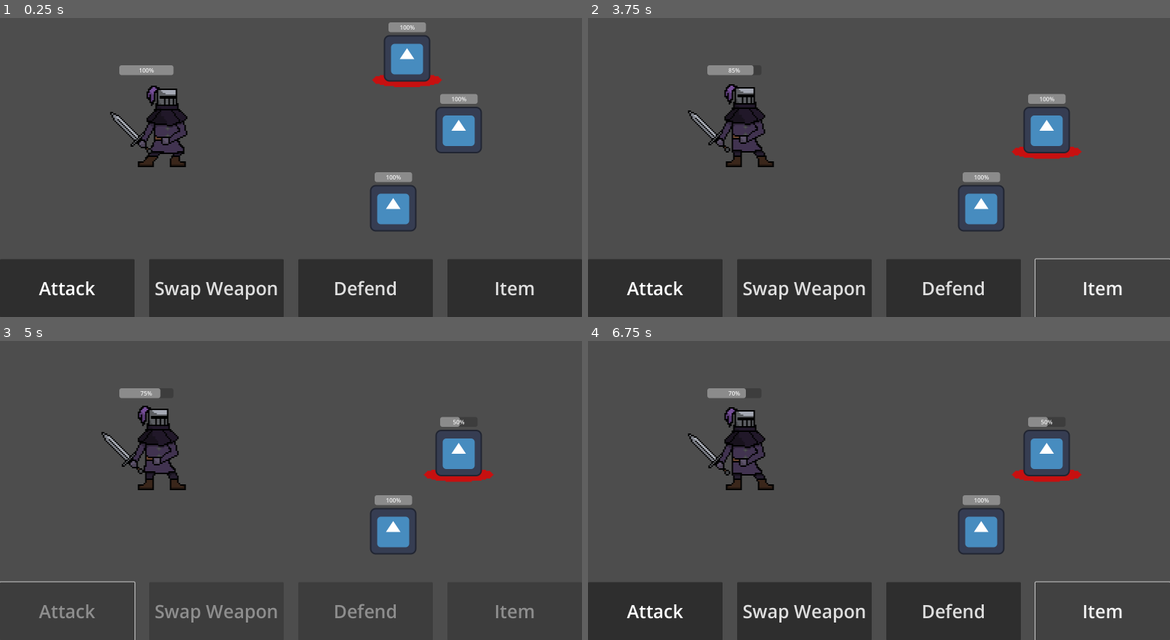
Above: before the commit, frames 1-4 (two rows, left to right).
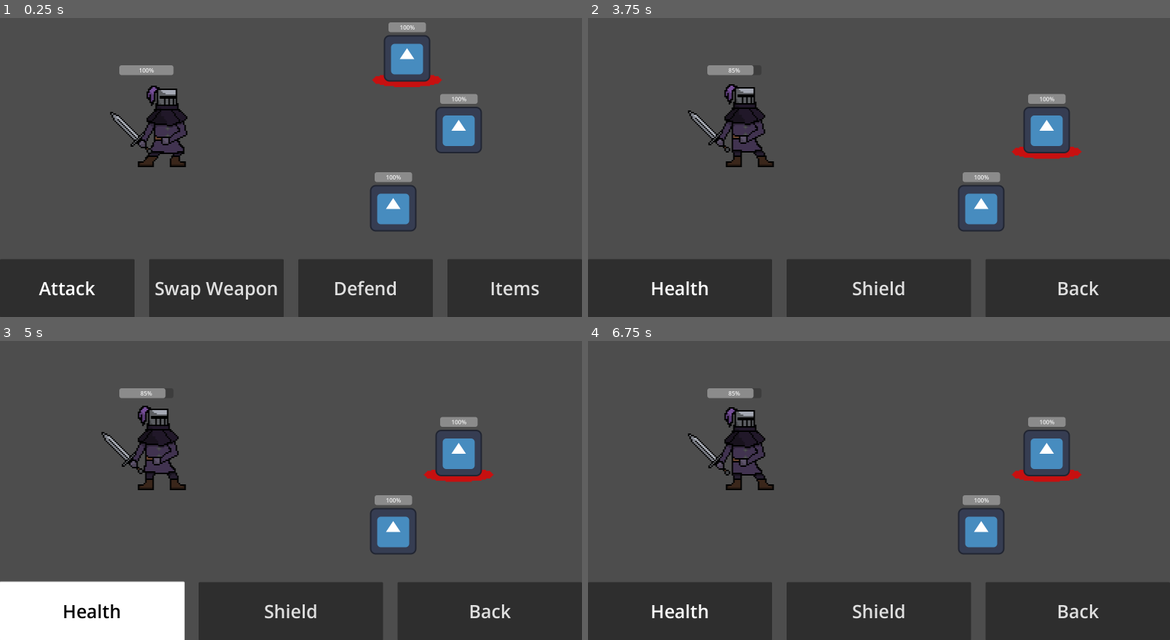
Above: after the commit, the same moments.

Repository: mwingerden/Shinko
Game: Godot game, scene res://Scenes/Levels/level_1.tscn
The game is run twice, just before and just after one commit, with the same random seed, the same clock (stepped at 60 frames per second) and the same inputs. The engine's default icon, where the game draws it, is replaced by a stand-in: a white triangle on a blue panel in a dark square.
Inputs (mouse positions are in pixels of both pictures, inside the frame that each line leads up to):
- Up to frame 1 (0.25 s): no input
- Up to frame 2 (3.75 s): click "Attack" at 0.5 s; hold Up (ui_up) 1.28-2 s; click "Defend" at 2 s; hold Down (ui_down) 2.78-3.5 s; click (1100, 287) at 3.5 s, where only the run before the commit has a clickable "Item"
- Up to frame 3 (5 s): click (93, 610) at 4.25 s, where only the run after the commit has a clickable "Health"
- Up to frame 4 (6.75 s): click (879, 610) at 5 s, where only the run after the commit has a clickable "Shield"; click (1076, 610) at 5.75 s, where only the run after the commit has a clickable "Back"; click (1100, 610) at 6.5 s, where only the run after the commit has a clickable "Items"

The runs differ from the first frame. In frame 1, 0.2% of the frame differs, in the area x 84-93%, y 88-93%; in frame 2, 3.7%; in frame 3, 8.2%, in the area x 0-92%, y 15-100%; in frame 4, 3.9%.

Commit message:
Added menu for items and switched back and forth between the actions menu.

Diff:
--- a/Scenes/Levels/level_1.tscn
+++ b/Scenes/Levels/level_1.tscn
@@ -66,12 +66,63 @@
 text = "Defend
 "
 
-[node name="Item" type="Button" parent="Actions/Panel/HBoxContainer"]
+[node name="Items" type="Button" parent="Actions/Panel/HBoxContainer"]
 layout_mode = 2
 size_flags_horizontal = 3
 theme_override_font_sizes/font_size = 50
-text = "Item
+text = "Items
 "
+
+[node name="Items" type="Control" parent="."]
+layout_mode = 3
+anchors_preset = 0
+offset_right = 1600.0
+offset_bottom = 900.0
+
+[node name="Panel" type="Panel" parent="Items"]
+layout_mode = 1
+anchors_preset = 12
+anchor_top = 1.0
+anchor_right = 1.0
+anchor_bottom = 1.0
+offset_top = -159.0
+offset_bottom = 1.0
+grow_horizontal = 2
+grow_vertical = 0
+theme_override_styles/panel = SubResource("StyleBoxFlat_5bpa1")
+
+[node name="HBoxContainer" type="HBoxContainer" parent="Items/Panel"]
+layout_mode = 1
+anchors_preset = 12
+anchor_top = 1.0
+anchor_right = 1.0
+anchor_bottom = 1.0
+offset_top = -160.0
+grow_horizontal = 2
+grow_vertical = 0
+theme_override_constants/separation = 40
+alignment = 1
+
+[node name="Health" type="Button" parent="Items/Panel/HBoxContainer"]
+layout_mode = 2
+size_flags_horizontal = 3
+theme_override_colors/font_color = Color(1, 1, 1, 1)
+theme_override_colors/font_hover_color = Color(0, 0, 0, 1)
+theme_override_font_sizes/font_size = 50
+theme_override_styles/hover = SubResource("StyleBoxFlat_ubs5f")
+text = "Health"
+
+[node name="Shield" type="Button" parent="Items/Panel/HBoxContainer"]
+layout_mode = 2
+size_flags_horizontal = 3
+theme_override_font_sizes/font_size = 50
+text = "Shield"
+
+[node name="Back" type="Button" parent="Items/Panel/HBoxContainer"]
+layout_mode = 2
+size_flags_horizontal = 3
+theme_override_font_sizes/font_size = 50
+text = "Back"
 
 [node name="Battle" type="Node2D" parent="."]
 script = ExtResource("1_n7xxg")
@@ -86,3 +137,7 @@
 [connection signal="pressed" from="Actions/Panel/HBoxContainer/Attack" to="Battle" method="_on_attack_pressed"]
 [connection signal="pressed" from="Actions/Panel/HBoxContainer/Swap Weapon" to="Battle" method="_on_swap_weapon_pressed"]
 [connection signal="pressed" from="Actions/Panel/HBoxContainer/Defend" to="Battle" method="_on_defend_pressed"]
+[connection signal="pressed" from="Actions/Panel/HBoxContainer/Items" to="Battle" method="_on_items_pressed"]
+[connection signal="pressed" from="Items/Panel/HBoxContainer/Health" to="Battle" method="_on_health_pressed"]
+[connection signal="pressed" from="Items/Panel/HBoxContainer/Shield" to="Battle" method="_on_shield_pressed"]
+[connection signal="pressed" from="Items/Panel/HBoxContainer/Back" to="Battle" method="_on_back_pressed"]
--- a/Scenes/Player/player.tscn
+++ b/Scenes/Player/player.tscn
@@ -2,22 +2,6 @@
 
 [ext_resource type="Script" path="res://Scripts/Player/player.gd" id="1_jew5l"]
 [ext_resource type="Texture2D" uid="uid://cu10altbcsl4y" path="res://Assets/Sprites/Player/Player.png" id="2_pp8yo"]
-
-[sub_resource type="Animation" id="Animation_4xlfb"]
-resource_name = "sword"
-loop_mode = 1
-tracks/0/type = "value"
-tracks/0/imported = false
-tracks/0/enabled = true
-tracks/0/path = NodePath("Sprite2D:frame_coords")
-tracks/0/interp = 1
-tracks/0/loop_wrap = true
-tracks/0/keys = {
-"times": PackedFloat32Array(0, 0.2, 0.3, 0.5, 0.7, 0.8),
-"transitions": PackedFloat32Array(1, 1, 1, 1, 1, 1),
-"update": 1,
-"values": [Vector2i(0, 0), Vector2i(0, 1), Vector2i(0, 2), Vector2i(0, 3), Vector2i(0, 4), Vector2i(0, 5)]
-}
 
 [sub_resource type="Animation" id="Animation_wgey8"]
 length = 0.001
@@ -69,6 +53,22 @@
 "values": [Vector2i(2, 0), Vector2i(2, 1), Vector2i(2, 2)]
 }
 
+[sub_resource type="Animation" id="Animation_4xlfb"]
+resource_name = "sword"
+loop_mode = 1
+tracks/0/type = "value"
+tracks/0/imported = false
+tracks/0/enabled = true
+tracks/0/path = NodePath("Sprite2D:frame_coords")
+tracks/0/interp = 1
+tracks/0/loop_wrap = true
+tracks/0/keys = {
+"times": PackedFloat32Array(0, 0.2, 0.3, 0.5, 0.7, 0.8),
+"transitions": PackedFloat32Array(1, 1, 1, 1, 1, 1),
+"update": 1,
+"values": [Vector2i(0, 0), Vector2i(0, 1), Vector2i(0, 2), Vector2i(0, 3), Vector2i(0, 4), Vector2i(0, 5)]
+}
+
 [sub_resource type="AnimationLibrary" id="AnimationLibrary_y7p5e"]
 _data = {
 "RESET": SubResource("Animation_wgey8"),
--- a/Scripts/Utility/battle.gd
+++ b/Scripts/Utility/battle.gd
@@ -10,11 +10,14 @@
 var current_attack_type = attack_type.NUETRAL
 var damage
 var defend = false
+@onready var actions_menu = $"../Actions"
+@onready var item_menu = $"../Items"
 
 func _ready():
 	enemies = find_children("Enemy*")
 	enemies[0]._select()
 	player = get_child(0)
+	show_actions_menu(true)
 
 func _process(delta):
 	if !enemy_turn and Input.is_action_just_pressed("ui_up"):
@@ -76,6 +79,10 @@
 	defend = false
 	disable_buttons(false)
 
+func show_actions_menu(value):
+	actions_menu.visible = value
+	item_menu.visible = !value
+
 func _on_swap_weapon_pressed():
 	player.swap_weapon()
 
@@ -83,10 +90,21 @@
 	$"../Actions/Panel/HBoxContainer/Attack".disabled = value
 	$"../Actions/Panel/HBoxContainer/Swap Weapon".disabled = value
 	$"../Actions/Panel/HBoxContainer/Defend".disabled = value
-	$"../Actions/Panel/HBoxContainer/Item".disabled = value
-
+	$"../Actions/Panel/HBoxContainer/Items".disabled = value
 
 func _on_defend_pressed():
 	defend = true
 	disable_buttons(true)
 	enemies_turn()
+
+func _on_items_pressed():
+	show_actions_menu(false)
+
+func _on_back_pressed():
+	show_actions_menu(true)
+
+func _on_shield_pressed():
+	print("shield pressed")
+
+func _on_health_pressed():
+	pass # Replace with function body.
